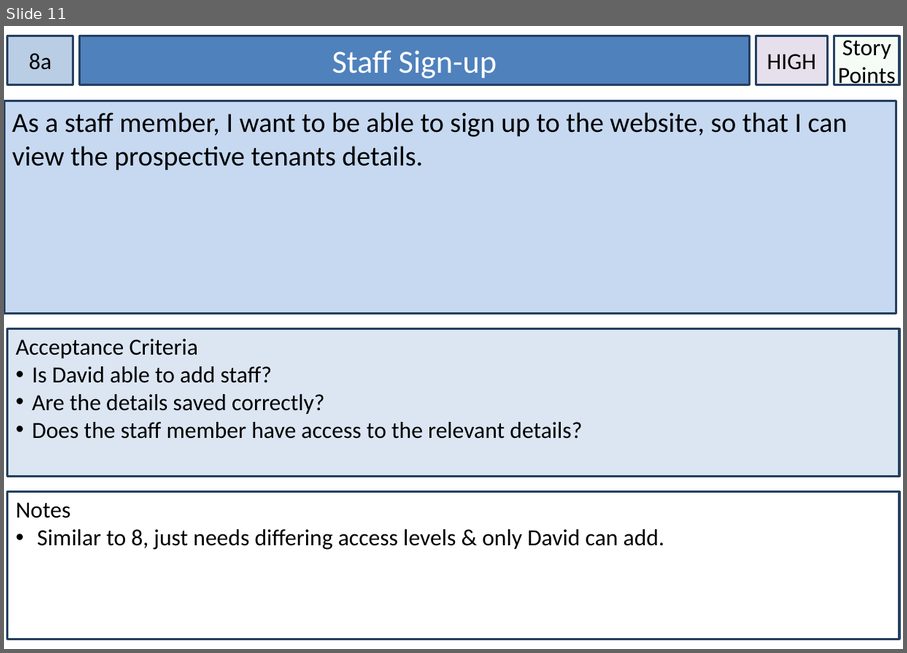
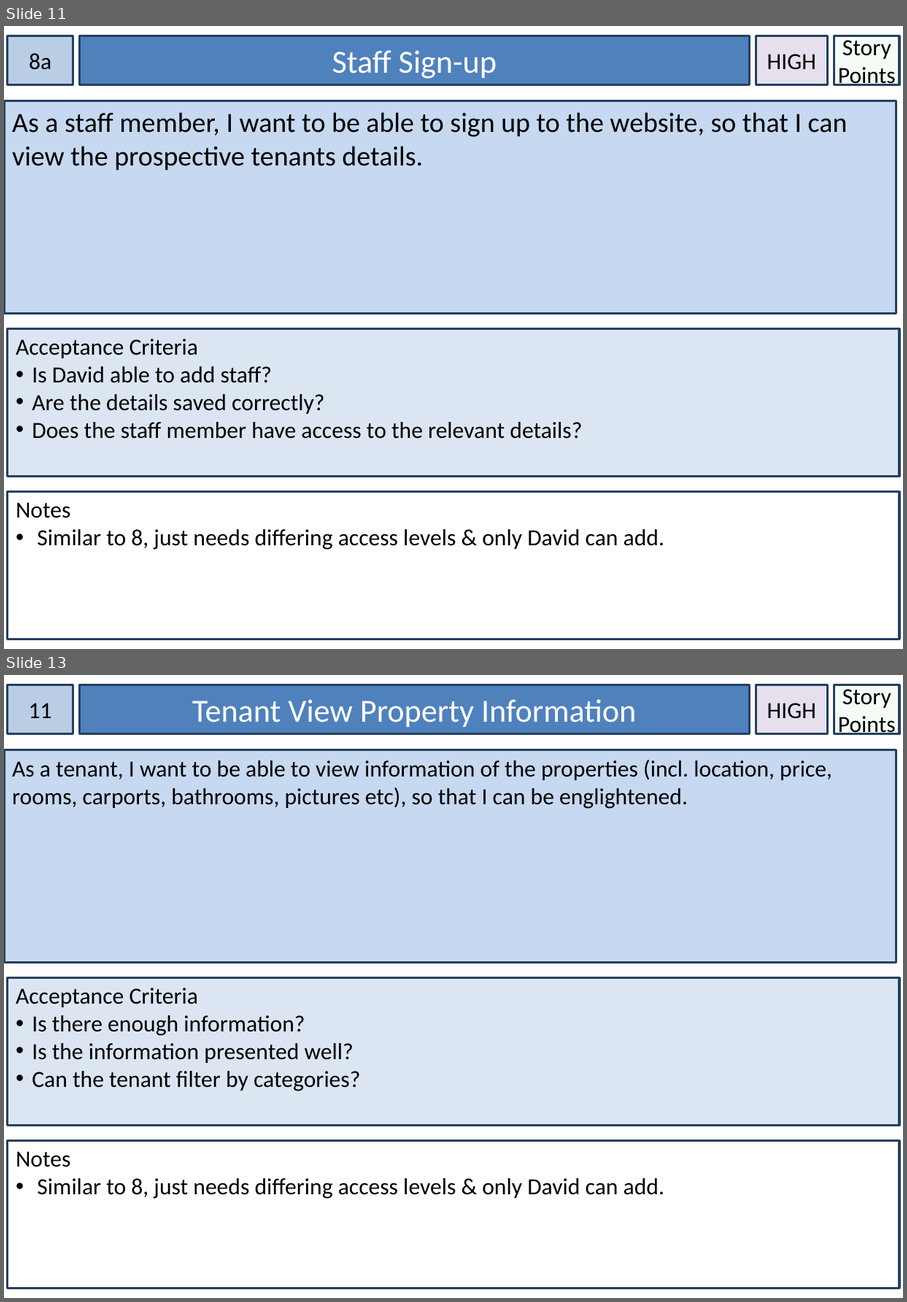
Before and after one commit to neeby/flowerpotmen, a slide deck: Things.pptx. Shown one above the other, each under a label of ours: slide 11 before the commit, slides 11 and 13 after it; the slides between them are not shown. The pictures are 907x653 and 907x1302 pixels, drawn with LibreOffice and Linux fonts; fonts in the diff are those of the drawing. Boxes give left, top, right and bottom in pixels: in the first picture for what was removed or moved away, otherwise in the second. Text is boxed around its words. In the diff, an @@ line names an element or a change of style, - is before the commit and + after.

```diff
--- a/Things.pptx
+++ b/Things.pptx
@@ slide 13 added at bbox=[4, 675, 903, 1298], background #FFFFFF @@
@@ rectangle added at bbox=[8, 685, 73, 734], fill #B9CDE5, outline #254061 2 pt, 20 pt, text #000000 @@
+11
@@ rectangle added at bbox=[80, 685, 750, 734], fill #4F81BD, outline #254061 2 pt, 28 pt, text #FFFFFF @@
+Tenant View Property Information
@@ rectangle added at bbox=[757, 685, 829, 734], fill #E6E0EC, outline #254061 2 pt, 20 pt, text #000000 @@
+HIGH
@@ rectangle added at bbox=[835, 685, 900, 734], fill #CCF0CD at 20% opacity, outline #254061 2 pt, 20 pt, text #000000 @@
+Story Points
@@ rectangle added at bbox=[4, 749, 897, 963], fill #C6D9F1, outline #254061 2 pt, 20 pt, text #000000 @@
+As a tenant, I want to be able to view information of the properties (incl. location, price, rooms, carports, bathrooms, pictures etc), so that I can be englightened.
@@ rectangle added at bbox=[8, 978, 900, 1125], fill #DCE6F2, outline #254061 2 pt, 20 pt, text #000000 @@
+Acceptance Criteria
+• Is there enough information?
+• Is the information presented well?
+• Can the tenant filter by categories?
@@ rectangle added at bbox=[8, 1141, 900, 1288], fill #FFFFFF, outline #254061 2 pt, 20 pt, text #000000 @@
+Notes
+• Similar to 8, just needs differing access levels & only David can add.
```
Also in this commit, not shown: 4 other slides added.
